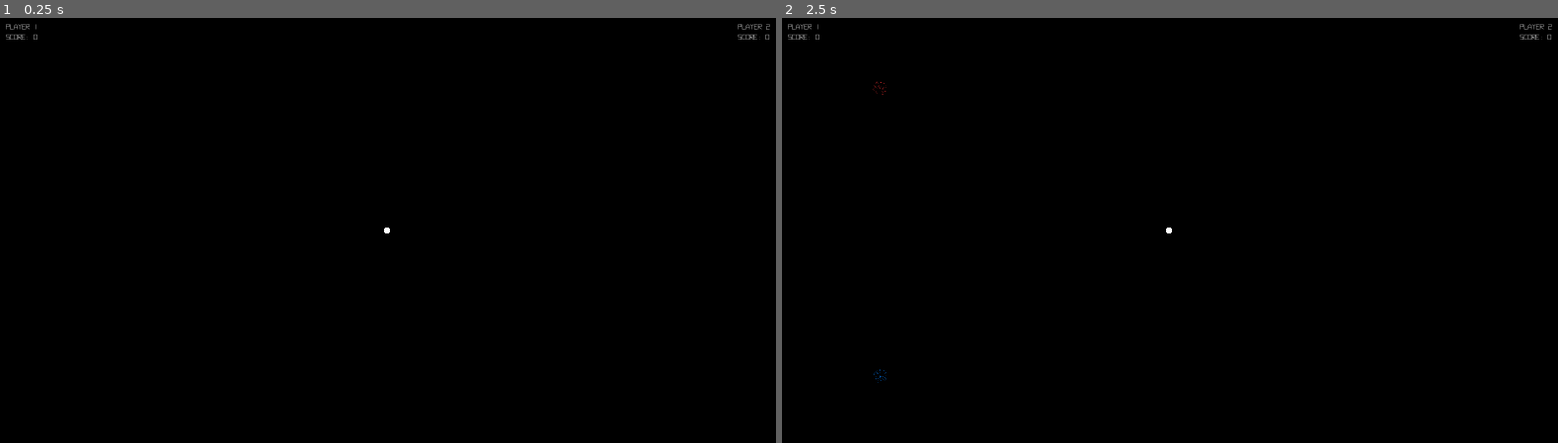
Above: before the commit, frames 1-2 (left to right).
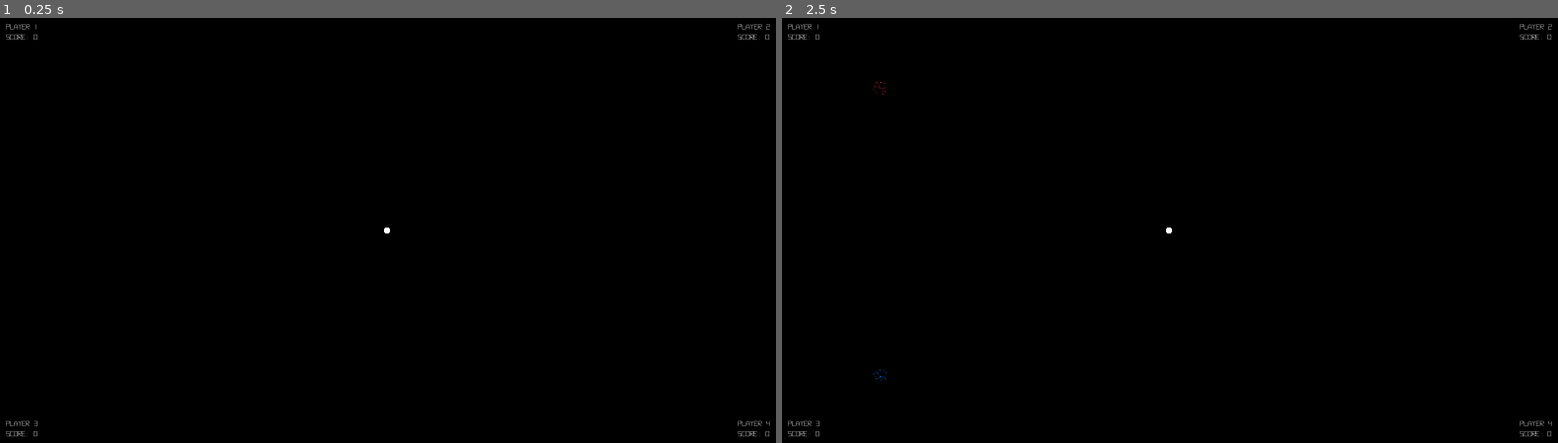
Above: after the commit, the same moments.

Repository: Eliasdbr/Spacewar
Game: Godot game, scene res://main.tscn
The game is run twice, just before and just after one commit, with the same random seed, the same clock (stepped at 60 frames per second) and the same inputs.
Inputs:
- Up to frame 1 (0.25 s): no input
- Up to frame 2 (2.5 s): tap Enter at 0.5, 2 s; tap Space at 1.25 s

The runs differ from the first frame. In frame 1, 0.1% of the frame differs, in the area x 0-100%, y 94-99%; in frame 2, 0.1%.

Commit message:
Maximum 4 players, score implemented

Diff:
--- a/gameplay.gd
+++ b/gameplay.gd
@@ -1,11 +1,20 @@
 extends Node2D
+
+@export var PLAYER_COLORS = [
+	Color("#0080ff"),
+	Color("#ff3333"),
+	Color("#4cff00"),
+	Color("#ffea00"),
+]
+
+@export_range(1,4) var players_amount = 2
 
 func _ready():
 	# Pick random seed for RNG
 	randomize()
 	# Spawns the player(s)
-	requestRandomPlayerSpawn(1, 1.0, Color("#0080ff"))	# Player 1
-	requestRandomPlayerSpawn(2, 1.0, Color("#ff3333"))	# Player 2
+	for p in range(players_amount):
+		requestRandomPlayerSpawn(p+1, 1.0, PLAYER_COLORS[p])
 
 
 ## Looks for a random available place for a player to spawn
--- a/gameplay.tscn
+++ b/gameplay.tscn
@@ -46,3 +46,27 @@
 offset_bottom = 112.0
 grow_horizontal = 0
 player_number = 2
+
+[node name="Player3Indicator" parent="UI" instance=ExtResource("4_42ntx")]
+anchors_preset = 2
+anchor_top = 1.0
+anchor_bottom = 1.0
+offset_top = -112.0
+offset_right = 136.0
+offset_bottom = 0.0
+grow_vertical = 0
+player_number = 3
+
+[node name="Player4Indicator" parent="UI" instance=ExtResource("4_42ntx")]
+anchors_preset = 3
+anchor_left = 1.0
+anchor_top = 1.0
+anchor_right = 1.0
+anchor_bottom = 1.0
+offset_left = -136.0
+offset_top = -112.0
+offset_right = 0.0
+offset_bottom = 0.0
+grow_horizontal = 0
+grow_vertical = 0
+player_number = 4
--- a/project.godot
+++ b/project.godot
@@ -32,41 +32,89 @@
 p1_rotate_ccw={
 "deadzone": 0.5,
 "events": [Object(InputEventKey,"resource_local_to_scene":false,"resource_name":"","device":-1,"window_id":0,"alt_pressed":false,"shift_pressed":false,"ctrl_pressed":false,"meta_pressed":false,"pressed":false,"keycode":0,"physical_keycode":81,"key_label":0,"unicode":113,"echo":false,"script":null)
+, Object(InputEventJoypadButton,"resource_local_to_scene":false,"resource_name":"","device":0,"button_index":13,"pressure":0.0,"pressed":false,"script":null)
 ]
 }
 p1_rotate_cw={
 "deadzone": 0.5,
 "events": [Object(InputEventKey,"resource_local_to_scene":false,"resource_name":"","device":-1,"window_id":0,"alt_pressed":false,"shift_pressed":false,"ctrl_pressed":false,"meta_pressed":false,"pressed":false,"keycode":0,"physical_keycode":65,"key_label":0,"unicode":97,"echo":false,"script":null)
+, Object(InputEventJoypadButton,"resource_local_to_scene":false,"resource_name":"","device":0,"button_index":14,"pressure":0.0,"pressed":false,"script":null)
 ]
 }
 p1_thrust={
 "deadzone": 0.5,
 "events": [Object(InputEventKey,"resource_local_to_scene":false,"resource_name":"","device":-1,"window_id":0,"alt_pressed":false,"shift_pressed":false,"ctrl_pressed":false,"meta_pressed":false,"pressed":false,"keycode":0,"physical_keycode":67,"key_label":0,"unicode":99,"echo":false,"script":null)
+, Object(InputEventJoypadButton,"resource_local_to_scene":false,"resource_name":"","device":0,"button_index":0,"pressure":0.0,"pressed":false,"script":null)
 ]
 }
 p1_shoot={
 "deadzone": 0.5,
 "events": [Object(InputEventKey,"resource_local_to_scene":false,"resource_name":"","device":-1,"window_id":0,"alt_pressed":false,"shift_pressed":false,"ctrl_pressed":false,"meta_pressed":false,"pressed":false,"keycode":0,"physical_keycode":88,"key_label":0,"unicode":120,"echo":false,"script":null)
+, Object(InputEventJoypadButton,"resource_local_to_scene":false,"resource_name":"","device":0,"button_index":2,"pressure":0.0,"pressed":false,"script":null)
 ]
 }
 p2_rotate_ccw={
 "deadzone": 0.5,
 "events": [Object(InputEventKey,"resource_local_to_scene":false,"resource_name":"","device":-1,"window_id":0,"alt_press …(182 unchanged characters)…
+, Object(InputEventJoypadButton,"resource_local_to_scene":false,"resource_name":"","device":1,"button_index":13,"pressure":0.0,"pressed":false,"script":null)
 ]
 }
 p2_rotate_cw={
 "deadzone": 0.5,
 "events": [Object(InputEventKey,"resource_local_to_scene":false,"resource_name":"","device":-1,"window_id":0,"alt_press …(182 unchanged characters)…
+, Object(InputEventJoypadButton,"resource_local_to_scene":false,"resource_name":"","device":1,"button_index":14,"pressure":0.0,"pressed":false,"script":null)
 ]
 }
 p2_thrust={
 "deadzone": 0.5,
 "events": [Object(InputEventKey,"resource_local_to_scene":false,"resource_name":"","device":-1,"window_id":0,"alt_press …(182 unchanged characters)…
+, Object(InputEventJoypadButton,"resource_local_to_scene":false,"resource_name":"","device":1,"button_index":0,"pressure":0.0,"pressed":false,"script":null)
 ]
 }
 p2_shoot={
 "deadzone": 0.5,
 "events": [Object(InputEventKey,"resource_local_to_scene":false,"resource_name":"","device":-1,"window_id":0,"alt_press …(182 unchanged characters)…
+, Object(InputEventJoypadButton,"resource_local_to_scene":false,"resource_name":"","device":1,"button_index":2,"pressure":0.0,"pressed":false,"script":null)
+]
+}
+p3_rotate_ccw={
+"deadzone": 0.5,
+"events": [Object(InputEventJoypadButton,"resource_local_to_scene":false,"resource_name":"","device":2,"button_index":13,"pressure":0.0,"pressed":false,"script":null)
+]
+}
+p3_rotate_cw={
+"deadzone": 0.5,
+"events": [Object(InputEventJoypadButton,"resource_local_to_scene":false,"resource_name":"","device":2,"button_index":14,"pressure":0.0,"pressed":false,"script":null)
+]
+}
+p3_thrust={
+"deadzone": 0.5,
+"events": [Object(InputEventJoypadButton,"resource_local_to_scene":false,"resource_name":"","device":2,"button_index":0,"pressure":0.0,"pressed":false,"script":null)
+]
+}
+p3_shoot={
+"deadzone": 0.5,
+"events": [Object(InputEventJoypadButton,"resource_local_to_scene":false,"resource_name":"","device":2,"button_index":2,"pressure":0.0,"pressed":false,"script":null)
+]
+}
+p4_rotate_ccw={
+"deadzone": 0.5,
+"events": [Object(InputEventJoypadButton,"resource_local_to_scene":false,"resource_name":"","device":3,"button_index":13,"pressure":0.0,"pressed":false,"script":null)
+]
+}
+p4_rotate_cw={
+"deadzone": 0.5,
+"events": [Object(InputEventJoypadButton,"resource_local_to_scene":false,"resource_name":"","device":3,"button_index":14,"pressure":0.0,"pressed":false,"script":null)
+]
+}
+p4_thrust={
+"deadzone": 0.5,
+"events": [Object(InputEventJoypadButton,"resource_local_to_scene":false,"resource_name":"","device":3,"button_index":0,"pressure":0.0,"pressed":false,"script":null)
+]
+}
+p4_shoot={
+"deadzone": 0.5,
+"events": [Object(InputEventJoypadButton,"resource_local_to_scene":false,"resource_name":"","device":3,"button_index":2,"pressure":0.0,"pressed":false,"script":null)
 ]
 }
 
--- a/projectiles/projectile.gd
+++ b/projectiles/projectile.gd
@@ -37,6 +37,8 @@
 	if area.get_collision_layer_value(2):
 		if owner_ship and owner_ship.get_instance_id() == other.get_instance_id():
 			return
-		# TODO: add proper effects
+		var gameplay_node = $"/root/Main/Gameplay"
+		if owner_ship is PlayerShip:
+			owner_ship.addScore()
 		other.destroy()
 		queue_free()
--- a/ships/player_ship.gd
+++ b/ships/player_ship.gd
@@ -2,11 +2,12 @@
 
 extends Ship
 
-@export_range(1, 2) var player_number: int = 1
+@export_range(1, 4) var player_number: int = 1
 @export_color_no_alpha var line_color = Color(1.0, 1.0, 1.0)
 @onready var tank_controls = $TankControls
 @onready var out_line_2d = $OutLine2D
 
+var score = 0
 
 # Called when the node enters the scene tree for the first time.
 func _ready():
@@ -22,3 +23,13 @@
 		if gameplay_node.has_method("requestRandomPlayerSpawn"):
 			gameplay_node.requestRandomPlayerSpawn(player_number, 2.0, line_color)
 	super()
+
+## Adds score
+func addScore(amount: int = 1):
+	score += amount
+	var player_score_label = get_node(
+		"/root/Main/Gameplay/UI/Player"
+		+ str(player_number)
+		+ "Indicator"
+	)
+	if player_score_label: player_score_label.score = score
--- a/ui/player_indicator.gd
+++ b/ui/player_indicator.gd
@@ -4,7 +4,7 @@
 @onready var score_label = %ScoreLabel
 @onready var margin_container = %MarginContainer
 
-@export_range(1,2) var player_number := 1
+@export_range(1,4) var player_number := 1
 
 @export var score := 0:
 	set(value):
